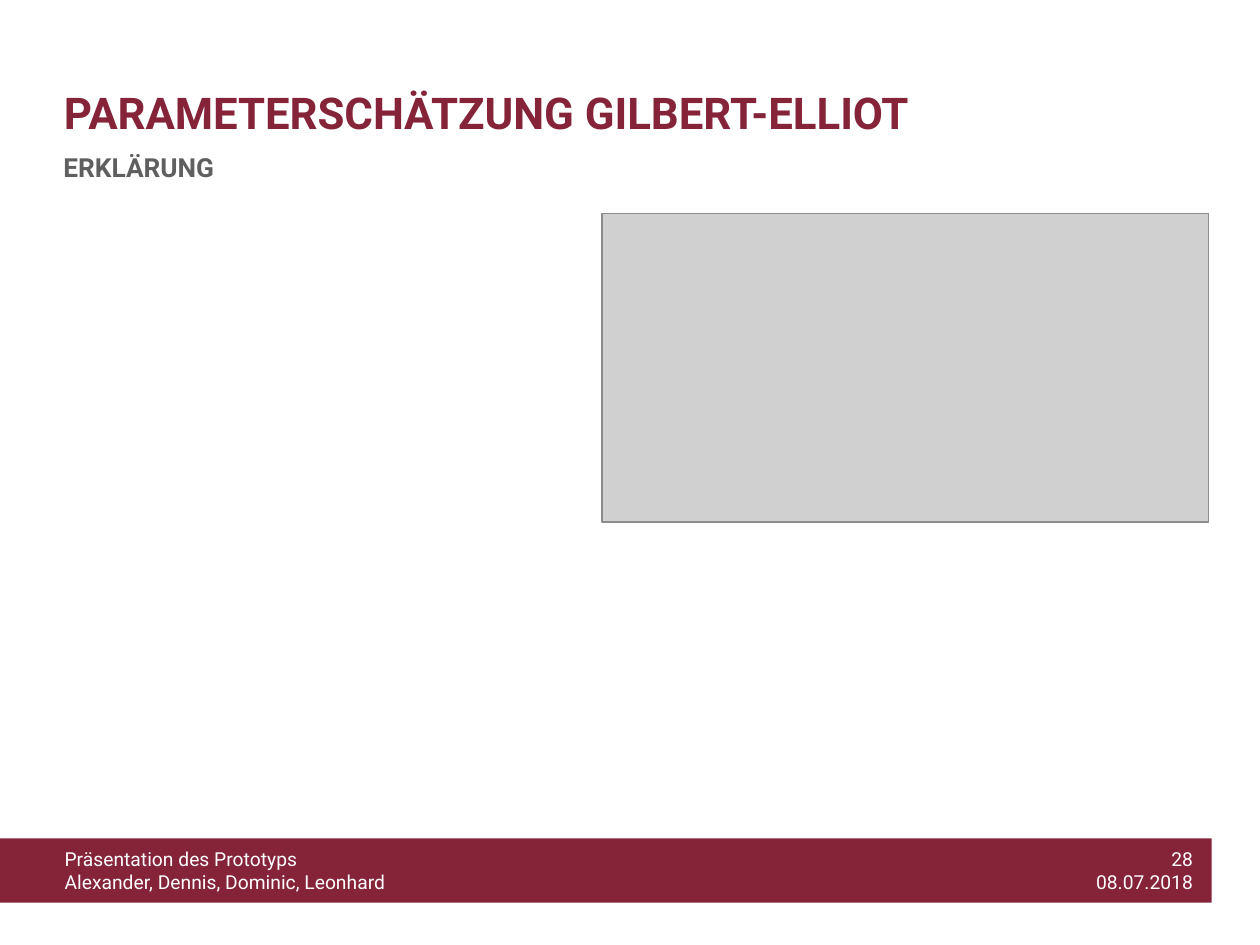
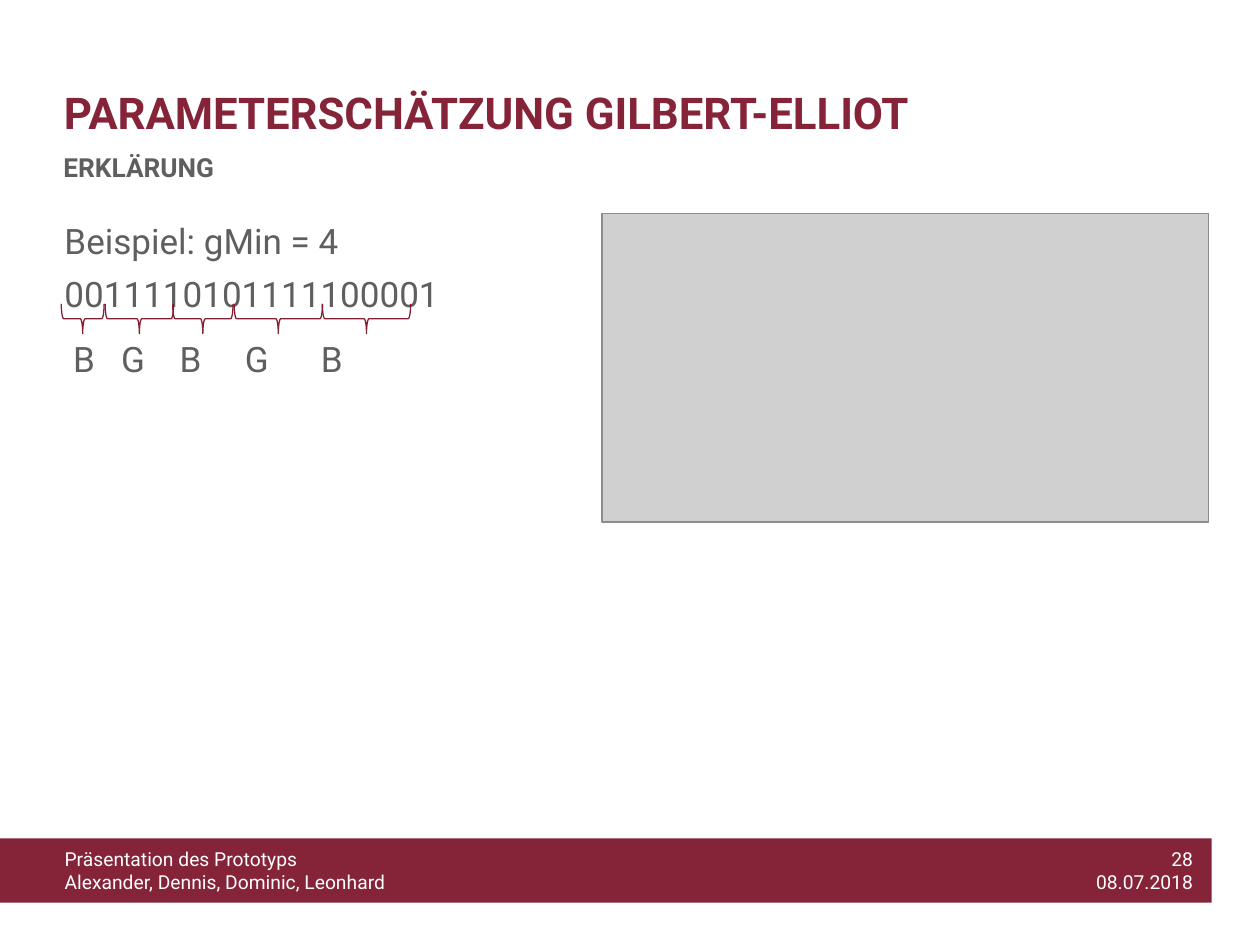
Before and after one commit to WiLEProjekt/Prototyp, a slide deck: slide 28 of Prototyp_Präsentation.pptx. Drawn at 1260x945 pixels with LibreOffice and Linux fonts; fonts in the diff are those of the drawing; grey boxes stand for pictures; background and template pictures are left out. Boxes give left, top, right and bottom in pixels: in the first picture for what was removed or moved away, otherwise in the second. Text is boxed around its words. In the diff, an @@ line names an element or a change of style, - is before the commit and + after.

```diff
--- a/Prototyp_Präsentation.pptx
+++ b/Prototyp_Präsentation.pptx
@@ text added at box(64, 227, 438, 373), 20 pt, text #5F5F5F @@
+Beispiel: gMin = 4
+0011110101111100001
+B G B G B
@@ left brace added at box(62, 304, 105, 334), outline #842036 0.75 pt @@
@@ left brace added at box(106, 304, 174, 334), outline #842036 0.75 pt @@
@@ left brace added at box(173, 304, 233, 334), outline #842036 0.75 pt @@
@@ left brace added at box(234, 304, 323, 334), outline #842036 0.75 pt @@
@@ left brace added at box(323, 304, 411, 334), outline #842036 0.75 pt @@
```
Also in this commit, not shown: 9 other slides changed, 2 slides added, 2 slides removed.
